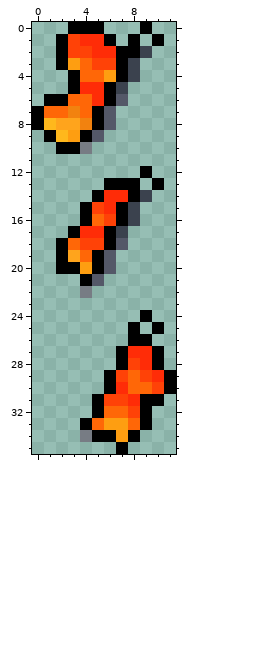
Two versions of one pixel-art sprite, Assets/Butterfly_0.png. That is the earlier state.
The file is 12x36 pixels. Colours within 5 levels of each other are drawn and written as one.
Once edited:
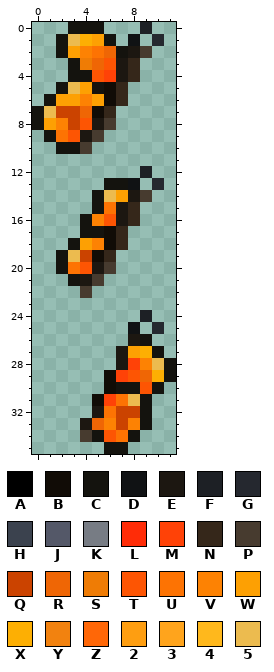
Palette (. is transparent): A #000000  B #110c06  C #14130e  D #101214  E #1c1711  F #1d2025  G #25282f  H #3b424e  J #545868  K #777c84  L #ff2c07  M #ff4207  N #35271a  P #473b2f  Q #cb4300  R #ef6605  S #ef7c05  T #fd5503  U #fd7303  V #fd8203  W #fda003  X #fdaf03  Y #f2820f  Z #ff6707  2 #fe9e11  3 #ffa41c  4 #ffb81c  5 #ecbb4f
What changed:
Changed rows in their new state; - is an unchanged pixel.
first column x 0:
 0 ---CCC---F--
 1 --C5XWC-D-G-
 2 --CWVURCEP--
 3 --.CSRTEN---
 4 ---CCTMEN---
 5 --C5WCBN----
 6 -CWWVWBN----
 7 C5QQRBN-----
 8 CWVQTEP-----
 9 -CUTEP------
10 --CCP-------
12 ---------F--
13 ------CCD-G-
14 -----C5WEP--
15 ----.CUEN---
16 ----CVTEN---
17 ---.CCBN----
18 --.CWVBN----
19 --C5QBN-----
20 --CUTEP-----
21 ---CEP------
22 ----P-------
24 ---------F--
25 --------D-G-
26 --------EC--
27 -------EWXC-
28 -------E-V5C
29 ------B-TRXC
30 ------BCCTC.
31 -----B-U5C.-
32 -----EUQQC--
33 ----ERVQVC--
34 ----PCTUC---
35 ------CC----
Changed places in both pictures, as pixel boxes (x1, y1, x2, y2):
changed: (32, 22, 176, 454)
